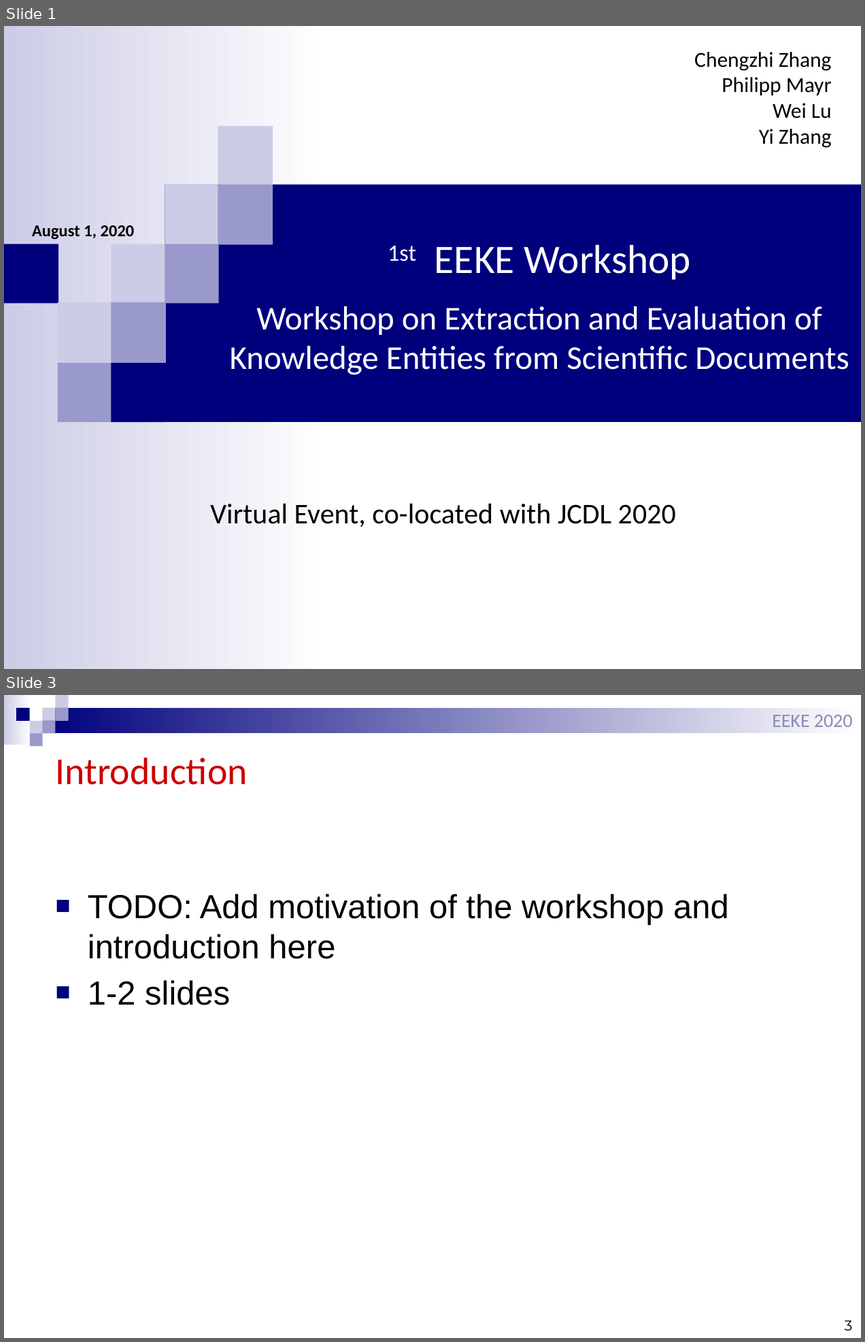
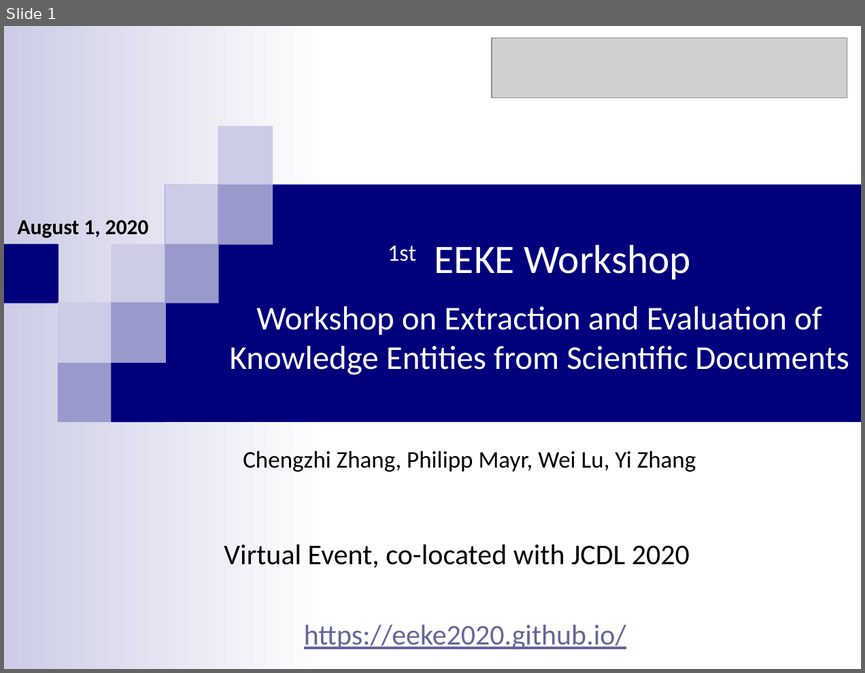
Before and after one commit to EEKE2020/EEKE2020.github.io, a slide deck: slides/eeke2020_intro.pptx. Shown one above the other, each under a label of ours: slides 1 and 3 before the commit, slide 1 after it; the slides between them are not shown. The pictures are 865x1342 and 865x673 pixels, drawn with LibreOffice and Linux fonts; fonts in the diff are those of the drawing; grey boxes stand for pictures. Boxes give left, top, right and bottom in pixels: in the first picture for what was removed or moved away, otherwise in the second. Text is boxed around its words. In the diff, an @@ line names an element or a change of style, - is before the commit and + after.

```diff
--- a/slides/eeke2020_intro.pptx
+++ b/slides/eeke2020_intro.pptx
@@ slide 3 removed at [4, 695, 861, 1338], background #FFFFFF @@
@@ text removed at [772, 715, 853, 727] @@
-EEKE 2020
@@ group removed at [4, 695, 861, 747]: 9 rectangles @@
@@ title removed at [56, 758, 247, 785] @@
-Introduction
@@ text removed at [88, 894, 729, 1005] @@
-■ TODO: Add motivation of the workshop and introduction here
-■ 1-2 slides
@@ page number removed at [844, 1320, 853, 1330] @@
-3
@@ slide 1 changed as well @@
@@ picture added at [492, 38, 847, 98] @@
@@ text "August 1, 2020": place and size @@
-text "August 1, 2020" at [32, 225, 135, 239]
+text "August 1, 2020" at [18, 220, 149, 238]
@@ text "August 1, 2020" at [18, 220, 149, 238]: size 14 to 18 pt; more space between paragraphs @@
@@ text at [243, 450, 696, 471]: text changed; size 18 to 20 pt @@
-Chengzhi Zhang
-Philipp Mayr
-Wei Lu
-Yi Zhang
+Chengzhi Zhang, Philipp Mayr, Wei Lu, Yi Zhang
@@ text "Virtual Event, co-located with JCDL ...": place and size @@
-text "Virtual Event, co-located with JCDL ..." at [210, 503, 676, 526]
+text "Virtual Event, co-located with JCDL ..." at [224, 543, 689, 567]
@@ text added at [304, 624, 626, 649], 24 pt, text #666699, underline @@
+https://eeke2020.github.io/
```
Also in this commit, not shown: 9 other slides changed, 3 slides added, 1 other slide removed.
